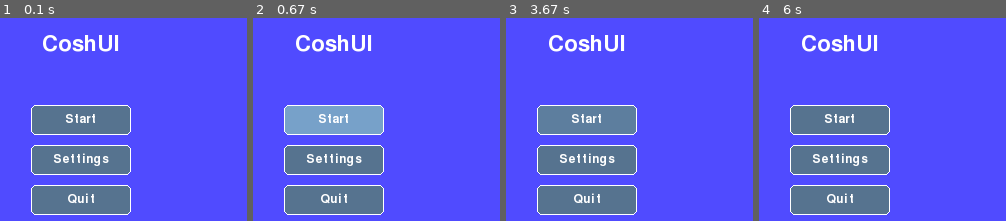
Above: before the commit, frames 1-4 (left to right).
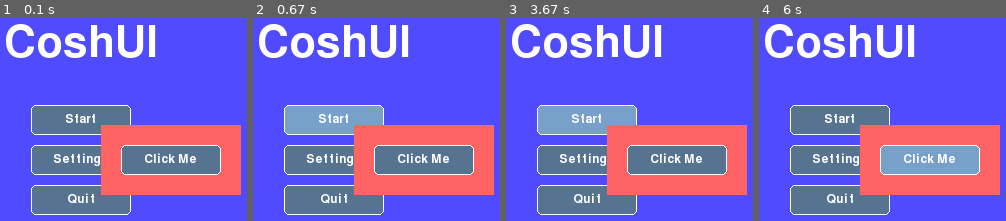
Above: after the commit, the same moments.

Repository: JyleFV/CoshUI
Game: pygame game, started from tests/main_test.py
Same seed, same stepped clock (60 frames per second), same inputs: the game is played once before the commit and once after it.
Inputs (mouse positions are in pixels of both pictures, inside the frame that each line leads up to):
- Up to frame 1 (0.1 s): no input
- Up to frame 2 (0.67 s): click (334, 105) at 0.38 s
- Up to frame 3 (3.67 s): click (outside the picture) at 0.72 s; click (678, 174) at 1.05 s; click (outside the picture) at 1.38 s; click (585, 202) at 1.72 s; click (outside the picture) at 2.05 s; click "Start" at 2.38 s; click (outside the picture) at 2.72 s; click "Start" at 3.55 s
- Up to frame 4 (6 s): click (outside the picture) at 3.88 s; click "Start" at 4.55 s; click (outside the picture) at 4.88 s; click (929, 160) at 5.72 s, where only the run after the commit has a clickable "Click Me"

The runs differ from the first frame. In frame 1, 24% of the frame differs, in the area x 2-98%, y 2-88%; in frame 2, 24%; in frame 3, 29%; in frame 4, 24%.

Commit message:
Added src property to ParentNode, implemented CoshOverflow & CoshTextOverflow, and implemented ABSOLUTE positioning

Diff:
--- a/src/coshui/__init__.py
+++ b/src/coshui/__init__.py
@@ -4,7 +4,7 @@
 from .utility import Ref, set_default_font, add_class, add_font
 from .animation import animate
 from .widgets import Button, Label, InputField, Checkbox, Image
-from .types import CoshAlign, CoshJustify, CoshDirection, CoshLayout, CoshSizing, CoshTextJustify, CoshTextAlign, CoshStyling
+from .types import CoshAlign, CoshJustify, CoshDirection, CoshLayout, CoshSizing, CoshTextJustify, CoshTextAlign, CoshTextOverflow, CoshStyling, CoshOverflow, CoshPositioning
 from .themes import create_theme, set_theme
 
-__all__ = ["create_theme", "set_theme", "add_font",  …(292 unchanged characters)…
+__all__ = ["CoshPositioning", "CoshTextOverflow", "CoshOverflow", "create_theme", "set_theme", "add_font",  …(292 unchanged characters)…
--- a/src/coshui/_defaults.py
+++ b/src/coshui/_defaults.py
@@ -11,6 +11,7 @@
     "alpha": 255,
     "border_radius": 0,
     "transform_scale": 1.0,
+    "transform_position": (0, 0),
     "transform_rotation": 0.0,
     "font_size": 16,
     "text_color": (255, 255, 255),
@@ -25,17 +26,18 @@
     )
 
 # Button
+# TODO: Use the colors in _state_storage and use a helper function to just adjust the values based on a factor.
 def _button_default_hover(node_id):
-    animate("background_color", node_id, (117, 156, 195), 0.1, "ease_in")
+    animate("background_color", node_id, (117, 156, 195), 0.075, "ease_in")
 
 def _button_default_unhover(node_id):
-    animate("background_color", node_id, (86, 115, 143), 0.1, "ease_in")
+    animate("background_color", node_id, (86, 115, 143), 0.075, "ease_in")
 
 def _button_default_click(node_id):
-    animate("background_color", node_id, (60, 85, 110), 0.1, "ease_in")
+    animate("background_color", node_id, (60, 85, 110), 0.05, "ease_in")
 
 def _button_default_release(node_id):
-    animate("background_color", node_id, (119, 161, 201), 0.1, "ease_in")
+    animate("background_color", node_id, (119, 161, 201), 0.05, "ease_in")
 
 # Checkbox
 def _checkbox_default_hover(node_id):
--- a/src/coshui/backends/pygame_backend.py
+++ b/src/coshui/backends/pygame_backend.py
@@ -1,5 +1,5 @@
 from ..backend import CoshBackend
-from ..types import RenderContext, CoshTextAlign, CoshTextJustify
+from ..types import RenderContext, CoshTextAlign, CoshTextJustify, CoshTextOverflow
 from ..utility import resolve_border_radius
 from ..cui_error import CoshUIError
 from ..input import CoshInput
@@ -21,10 +21,13 @@
         self.surface = surface
 
     # Create a context manager to hold all these values so it's not so messy.
-    def _draw_rect(self, x, y, w, h, color, border_radius, alpha, border):
+    def _draw_rect(self, x, y, w, h, color, border_radius, alpha, border, clip_rect):
         try:
             if alpha <= 0:
                 return
+
+            if clip_rect:
+                self.surface.set_clip(pygame.Rect(*clip_rect))
 
             tl, tr, br, bl = resolve_border_radius(border_radius)
 
@@ -62,15 +65,13 @@
                         border_bottom_right_radius=int(br),
                         border_bottom_left_radius=int(bl),
                     )
+            self.surface.set_clip(None)
         except ValueError:
             raise CoshUIError(f"Value in border radius is the wrong type")
 
-    def _draw_text(self, text, x, y, w, h, font_path, font_size, scale, color, align, justify):
+    def _draw_text(self, text, x, y, w, h, font_path, font_size, scale, color, align, justify, clip_rect, text_clip):
         safe_font_size = font_size if font_size is not None else 16
         safe_scale = scale if scale is not None else 1.0
-        # print(f"text: {text}")
-        # print(f"font_size: {font_size} | safe_font_size: {safe_font_size}")
-        # print(f"scale: {scale} | safe_scale: {safe_scale}")
 
         scaled_font_size = max(1, int(safe_font_size * safe_scale))
         cache_key = (font_path, scaled_font_size)
@@ -81,6 +82,21 @@
 
         text_surface = font.render(text, True, color)
         text_w, text_h = text_surface.get_size()
+
+        # Clipping Logic
+        container_rect = pygame.Rect(*clip_rect) if clip_rect else None
+        node_rect = pygame.Rect(x, y, w, h) if text_clip == CoshTextOverflow.HIDDEN else None
+
+        final_rect = None
+
+        if container_rect and node_rect:
+            final_rect = container_rect.clip(node_rect)
+        elif container_rect:
+            final_rect = container_rect
+        elif node_rect:
+            final_rect = node_rect
+
+        self.surface.set_clip(final_rect)
 
         match justify:
             case CoshTextJustify.LEFT:
@@ -99,10 +115,14 @@
                 text_y = y + h - text_h
 
         self.surface.blit(text_surface, (text_x, text_y))
+        self.surface.set_clip(None)
 
-    def _draw_image(self, img_path, x ,y, w, h, alpha):
+    def _draw_image(self, img_path, x ,y, w, h, alpha, clip_rect):
         if alpha <= 0:
             return
+
+        if clip_rect:
+            self.surface.set_clip(pygame.Rect(*clip_rect))
 
         cache_key = img_path
         image = _image_cache.get(cache_key)
@@ -114,6 +134,8 @@
         if alpha < 255:
             scaled_image.set_alpha(alpha)
         self.surface.blit(scaled_image, (x, y))
+
+        self.surface.set_clip(None)
 
     def flush(self, render_stack : list[RenderContext]):
         from ..engine import CoshUI
@@ -136,13 +158,13 @@
             true_y = data.y + data.transform_y + offset_y
 
             if data.background_color:
-                self._draw_rect(true_x, true_y, scaled_w, scaled_h, data.background_color, data.border_radius, data.alpha, data.border)
+                self._draw_rect(true_x, true_y, scaled_w, scaled_h, data.background_color, data.border_radius, data.alpha, data.border, data.clip_rect)
 
             if data.text:
-                self._draw_text(data.text, true_x, true_y, scaled_w, scaled_h, data.font, data.font_size, scale, data.text_color, data.text_align, data.text_justify)
+                self._draw_text(data.text, true_x, true_y, scaled_w, scaled_h, data.font, data.font_size, scale, data.text_color, data.text_align, data.text_justify, data.clip_rect, data.text_overflow)
 
             if data.image_src:
-                self._draw_image(data.image_src, true_x, true_y, scaled_w, scaled_h, data.alpha)
+                self._draw_image(data.image_src, true_x, true_y, scaled_w, scaled_h, data.alpha, data.clip_rect)
 
     def get_size(self) -> tuple[int, int]:
         return pygame.display.get_surface().get_size()
--- a/src/coshui/engine.py
+++ b/src/coshui/engine.py
@@ -37,7 +37,7 @@
             button={ "width" : 100, "height" : 30, "background_color" : (86, 115, 143), "border" : ((255, 255, 255), 1), "border_radius" : 5, "font_size" : 18 },
             label={ "width" : 175, "height" : 65, "font_size" : 18 },
             container={},
-            checkbox={ "width" : 25, "height" : 25, "checked_color" : (85, 75, 255), "unchecked_color" : (200, 200, 200)},
+            checkbox={ "width" : 25, "height" : 25, "border_radius" : 4, "border": ((200, 200, 200), 2), "checked_color" : (85, 75, 255), "unchecked_color" : (200, 200, 200)},
             image={ "width" : 150, "height" : 150 }
         )
     }
--- a/src/coshui/nodes.py
+++ b/src/coshui/nodes.py
@@ -4,7 +4,7 @@
 import math
 
 from .cui_error import warn
-from .types import CoshLayout, CoshStyling, CoshDirection, CoshSizing, CoshAlign, CoshJustify, CoshTextAlign, CoshTextJustify, RenderContext
+from .types import CoshLayout, CoshStyling, CoshDirection, CoshSizing, CoshAlign, CoshJustify, CoshPositioning, CoshOverflow, CoshTextAlign, CoshTextJustify, CoshTextOverflow, RenderContext
 
 @dataclass
 class Node(ABC):
@@ -14,8 +14,10 @@
     style : CoshStyling = field(default_factory=lambda: CoshStyling())
     children : list = field(default_factory=list)
     sizing : CoshSizing = CoshSizing.FIT
-    width : float = 0.0
-    height : float = 0.0
+    width : float | None = None
+    height : float | None = None
+    x : float | None = None
+    y : float | None = None
     classes : str | None = None
     id : str | None = None
     z_index : int = 0
@@ -25,26 +27,34 @@
     on_release : Callable | None = None
     _was_hovered : bool = False
     mouse_filter : bool = True # Currently a bool, if True, it will capture mouse events, if False, it will ignore mouse events.
+    positioning : CoshPositioning = CoshPositioning.RELATIVE
 
     def __post_init__(self):
         from .engine import CoshLifecycle
         CoshLifecycle.register_node(self)
 
         # These flat parameters take precedence over CoshLayout's width and height for most nodes (ones that don't override __post_init__), which feels weird :/.
-        if self.width:
+        if self.width is not None:
             self.layout.width = self.width
-        if self.height:
+        if self.height is not None:
             self.layout.height = self.height
+
+        # Warning for users who explicitly set x and y but positioning isn't set to ABSOLUTE
+        if self.positioning != CoshPositioning.ABSOLUTE and not all(item is None for item in (self.x, self.y)):
+            warn("Current `positioning` property is currently set to RELATIVE. `x` and `y` properties will be ignored.")
+
+        # Just like width and height, the x and y flat parameters take precedence over CoshLayout's true_position tuple.
+        self.layout.true_position = (self.x if self.x is not None else 0.0, self.y if self.y is not None else 0.0)
 
     @abstractmethod
     def measure(self):
         pass
 
     @abstractmethod
-    def get_render_data(self):
+    def get_render_data(self) -> RenderContext:
         pass
 
-    def get_base_render_data(self):
+    def get_base_render_data(self) -> dict:
         x, y = self.layout.true_position
         transform_x, transform_y = self.style.transform_position
         return {
@@ -70,7 +80,9 @@
 
     justify : CoshJustify = CoshJustify.START
     align : CoshAlign = CoshAlign.START
+    overflow : CoshOverflow = CoshOverflow.VISIBLE
     gap : float = 0.0
+    src : str | None = None
 
     def __enter__(self):
         from .engine import CoshUI
@@ -80,6 +92,12 @@
     def __exit__(self, *args):
         from .engine import CoshUI
         CoshUI._stack.pop()
+
+    def get_render_data(self) -> RenderContext:
+        data = self.get_base_render_data()
+        data["image_src"] = self.src
+        return RenderContext(**data)
+
 @dataclass
 class Container(ParentNode):
     """The base Container Node, simple but the most customizable."""
@@ -98,9 +116,6 @@
                 self.layout.width = max((child.layout.width + (child.layout.margin * 2) for child in self.children), default=0) + (self.layout.padding * 2)
                 self.layout.height = (sum(child.layout.height + (child.layout.margin * 2) for child in self.children) + (self.gap * (len(self.children) - 1))) + (self.layout.padding * 2)
 
-    def get_render_data(self) -> RenderContext:
-        return RenderContext(**self.get_base_render_data())
-
 @dataclass
 class Grid(ParentNode):
     """A "container-like" node but specially designed for containing stacked elements with a predictable amount of elements per row."""
@@ -118,8 +133,9 @@
         self.layout.width = (max_child_width * self.column_count) + (self.gap * (self.column_count - 1)) + (self.layout.padding * 2)
         self.layout.height = (max_child_height * rows) + (self.gap * (rows - 1)) + (self.layout.padding * 2)
 
-    def get_render_data(self) -> RenderContext:
-        return RenderContext(**self.get_base_render_data())
+@dataclass
+class Modal(ParentNode):
+    pass
 
 @dataclass
 class Element(Node):
@@ -140,6 +156,7 @@
     text_color : tuple = (255, 255, 255)
     text_align : CoshTextAlign = CoshTextAlign.CENTER
     text_justify : CoshTextJustify = CoshTextJustify.CENTER
+    text_overflow : CoshTextOverflow = CoshTextOverflow.VISIBLE
 
     def get_render_data(self):
         from .engine import CoshUI
@@ -150,4 +167,5 @@
         data["text_color"] = self.text_color
         data["text_align"] = self.text_align
         data["text_justify"] = self.text_justify
+        data["text_overflow"] = self.text_overflow
         return RenderContext(**data)
--- a/src/coshui/types.py
+++ b/src/coshui/types.py
@@ -19,12 +19,12 @@
     # gradients : tuple[tuple[tuple[int, int, int], tuple[int, int, int]], str] | None = None
     border : tuple | None = None
     border_radius : int | tuple | None = None
-    transform_position : tuple = (0, 0)
-    transform_rotation : float = 0.0
-    transform_scale : float = 1.0
+    transform_position : tuple | None = None
+    transform_rotation : float | None = None
+    transform_scale : float | None = None
 
-    # Lets user use a 4 value tuple for background_color or a 3 value tuple with an explicit alpha field or default.
     def __post_init__(self):
+        # Lets user use a 4 value tuple for background_color or a 3 value tuple with an explicit alpha field or default.
         if self.background_color is not None and len(self.background_color) == 4:
             r, g, b, a = self.background_color
             self.background_color = (r, g, b)
@@ -47,6 +47,15 @@
     HIDDEN = 0
     VISIBLE = 1
     SCROLL = 2
+
+class CoshTextOverflow(Enum):
+    HIDDEN = 0
+    VISIBLE = 1
+    WRAP = 2
+
+class CoshPositioning(Enum):
+    RELATIVE = 0
+    ABSOLUTE = 1
 
 class CoshDirection(Enum):
     ROW = 0
@@ -107,8 +116,11 @@
     font_size : int = 18
     text_justify : CoshTextJustify = CoshTextJustify.CENTER
     text_align : CoshTextAlign = CoshTextAlign.CENTER
+    text_overflow : CoshTextOverflow = CoshTextOverflow.VISIBLE
     # Image
     image_src : str | None = None
+    # Overflow-logic
+    clip_rect : tuple | None = None
 
 def lerp_float(start_value : float | int, end_value, time):
     return start_value + time * (end_value - start_value)
@@ -140,4 +152,4 @@
         isinstance(border[1], int)
     )
 
-__all__ = ['CoshLayout', 'CoshStyling', 'CoshAlign', 'CoshJustify', 'CoshDirection', 'CoshSizing','lerp_float', 'lerp_tuple', 'ease_linear', 'ease_in', 'ease_out', 'ease_in_out']
+__all__ = ['CoshPositioning', 'CoshOverflow', 'CoshLayout', 'CoshStyling', 'CoshAlign', 'CoshJustify', 'CoshDirection', 'CoshSizing','lerp_float', 'lerp_tuple', 'ease_linear', 'ease_in', 'ease_out', 'ease_in_out']
--- a/src/coshui/utility.py
+++ b/src/coshui/utility.py
@@ -34,20 +34,23 @@
     node.layout.true_position = (x, y)
 
     if isinstance(node, Container):
+        relative_children = [c for c in node.children if c.positioning != CoshPositioning.ABSOLUTE]
+        absolute_children = [c for c in node.children if c.positioning == CoshPositioning.ABSOLUTE]
+
         if node.direction == CoshDirection.ROW:
-            total_content_size = sum(c.layout.width + (c.layout.margin * 2) for c in node.children) + (node.gap * (len(node.children) - 1))
+            total_content_size = sum(c.layout.width + (c.layout.margin * 2) for c in relative_children) + (node.gap * max(0, (len(relative_children)) - 1))
         else:
-            total_content_size = sum(c.layout.height + (c.layout.margin * 2) for c in node.children) + (node.gap * (len(node.children) - 1))
+            total_content_size = sum(c.layout.height + (c.layout.margin * 2) for c in relative_children) + (node.gap * max(0, (len(relative_children)) - 1))
 
         cursor_x = x + node.layout.padding
         cursor_y = y + node.layout.padding
 
         if node.direction == CoshDirection.ROW:
-            total_gap = node.gap * (len(node.children) - 1)
+            total_gap = node.gap * max(0, (len(relative_children)) - 1)
             available_width = node.layout.width - (node.layout.padding * 2) - total_gap
 
-            fill_widgets = [child for child in node.children if child.sizing is CoshSizing.FILL]
-            static_widgets = [child for child in node.children if child.sizing is not CoshSizing.FILL]
+            fill_widgets = [child for child in relative_children if child.sizing is CoshSizing.FILL]
+            static_widgets = [child for child in relative_children if child.sizing is not CoshSizing.FILL]
 
             for widget in static_widgets:
                 available_width -= (widget.layout.width + widget.layout.margin * 2)
@@ -58,7 +61,7 @@
                     child.layout.width = shared_width
                     child.layout.height = node.layout.height - (node.layout.padding * 2) - (child.layout.margin * 2)
 
-            total_content_size = sum(c.layout.width + (c.layout.margin * 2) for c in node.children) + total_gap
+            total_content_size = sum(c.layout.width + (c.layout.margin * 2) for c in relative_children) + total_gap
 
             match node.justify:
                 case CoshJustify.CENTER:
@@ -66,11 +69,11 @@
                 case CoshJustify.END:
                     cursor_x = x + node.layout.width - node.layout.padding - total_content_size
         else:
-            total_gap = node.gap * (len(node.children) - 1)
+            total_gap = node.gap * max(0, (len(relative_children)) - 1)
             available_height = node.layout.height - (node.layout.padding * 2) - total_gap
 
-            fill_widgets = [child for child in node.children if child.sizing is CoshSizing.FILL]
-            static_widgets = [child for child in node.children if child.sizing is not CoshSizing.FILL]
+            fill_widgets = [child for child in relative_children if child.sizing is CoshSizing.FILL]
+            static_widgets = [child for child in relative_children if child.sizing is not CoshSizing.FILL]
 
             for widget in static_widgets:
                 available_height -= (widget.layout.height + widget.layout.margin * 2)
@@ -81,7 +84,7 @@
                     child.layout.height = shared_height
                     child.layout.width = node.layout.width - (node.layout.padding * 2) - (child.layout.margin * 2)
 
-            total_content_size = sum(c.layout.height + (c.layout.margin * 2) for c in node.children) + total_gap
+            total_content_size = sum(c.layout.height + (c.layout.margin * 2) for c in relative_children) + total_gap
 
             match node.justify:
                 case CoshJustify.CENTER:
@@ -89,7 +92,7 @@
                 case CoshJustify.END:
                     cursor_y = y + node.layout.height - node.layout.padding - total_content_size
 
-        for child in node.children:
+        for child in relative_children:
             if node.direction == CoshDirection.ROW:
                 match node.align:
                     case CoshAlign.START:  child_y = y + node.layout.padding
@@ -108,8 +111,15 @@
                 layout(child, child_x + child.layout.margin, cursor_y + child.layout.margin)
                 cursor_y += child.layout.height + (child.layout.margin * 2) + node.gap
 
+        for child in absolute_children:
+            layout(child, x + node.layout.padding + child.layout.true_position[0],
+                          y + node.layout.padding + child.layout.true_position[1])
+
     if isinstance(node, Grid):
-        rows = [node.children[i:i + node.column_count] for i in range(0, len(node.children), node.column_count)]
+        relative_children = [c for c in node.children if c.positioning != CoshPositioning.ABSOLUTE]
+        absolute_children = [c for c in node.children if c.positioning == CoshPositioning.ABSOLUTE]
+
+        rows = [relative_children[i:i + node.column_count] for i in range(0, len(relative_children), node.column_count)]
 
         row_heights = [max(child.layout.height + (child.layout.margin * 2) for child in row) for row in rows]
         total_content_height = sum(row_heights) + (node.gap * (len(rows) - 1))
@@ -139,31 +149,39 @@
 
             current_y += row_heights[i] + node.gap
 
+        for child in absolute_children:
+            layout(child, x + node.layout.padding + child.layout.true_position[0],
+                          y + node.layout.padding + child.layout.true_position[1])
+
 def update(delta : float):
     for tween in CoshUI._active_tweens:
         tween.update(delta)
 
     CoshUI._active_tweens -= { t for t in CoshUI._active_tweens if t.finished }
 
-def render(node : Node, offset_x : float = 0.0, offset_y : float = 0.0, z_offset : int = 0, is_root : bool = False):
+def render(node : Node, offset_x : float = 0.0, offset_y : float = 0.0, z_offset : int = 0, is_root : bool = False, clip_rect=None):
     if not is_root:
         data = node.get_render_data()
         if data:
             data = data._replace(
                 transform_x=data.transform_x + offset_x,
                 transform_y=data.transform_y + offset_y,
-                z_index=data.z_index + z_offset
+                z_index=data.z_index + z_offset,
+                clip_rect=clip_rect
                 # TODO: Make children inherit scale from the parent as well.
             )
             CoshUI._render_stack.append(data)
 
+    child_clip = None
+    if hasattr(node, 'overflow') and node.overflow == CoshOverflow.HIDDEN:
+        child_clip = (node.layout.true_position[0], node.layout.true_position[1], node.layout.width, node.layout.height)
+
     tx, ty = node.style.transform_position
     for child in node.children:
-        render(child, offset_x + tx, offset_y + ty, z_offset)
+        render(child, offset_x + tx, offset_y + ty, z_offset, clip_rect=child_clip or clip_rect)
 
 def process_events():
     mx, my = CoshInput._mouse_position
-
 
     if CoshInput.get_mouse_just_released():
         if CoshUI._focused_id:
@@ -191,6 +209,8 @@
 
         hovered = point_in_rect(mx, my, tx, ty, sw, sh)
 
+        # The property `mouse_filter` works like MOUSE_FILTER_STOP (when True) and MOUSE_FILTER_PASS (when False) in Godot
+        # This is due to the consumed_[hover/click] booleans being toggled AFTER the action was done.
         if hovered and not consumed_hover:
             CoshUI.set_state(data.id, "_was_hovered", True)
             if not was_hovered and "on_hover" in actions:
@@ -321,10 +341,10 @@
 def merge_styles(base : CoshStyling, override : CoshStyling) -> CoshStyling:
     return CoshStyling(
         background_color=override.background_color if override.background_color is not None else base.background_color,
-        alpha=override.alpha if override.alpha != 255 else base.alpha, # This is a little weird, classes will override alpha even if users explicitly set it on the node itself.
+        alpha=override.alpha if override.alpha is not None else base.alpha,
         border=override.border if override.border is not None else base.border,
-        border_radius=override.border_radius if override.border_radius != 0 else base.border_radius,
-        transform_position=override.transform_position if override.transform_position != (0, 0) else base.transform_position,
-        transform_rotation=override.transform_rotation if override.transform_rotation != 0.0 else base.transform_rotation,
-        transform_scale=override.transform_scale if override.transform_scale != 1.0 else base.transform_scale
+        border_radius=override.border_radius if override.border_radius is not None else base.border_radius,
+        transform_position=override.transform_position if override.transform_position is not None else base.transform_position,
+        transform_rotation=override.transform_rotation if override.transform_rotation is not None else base.transform_rotation,
+        transform_scale=override.transform_scale if override.transform_scale is not None else base.transform_scale
     )
--- a/tests/main_test.py
+++ b/tests/main_test.py
@@ -8,17 +8,7 @@
 paused = False
 
 def hovered():
-    animate("alpha", "img", 100, 0.5, "ease_in")
-
-def UI(screen : pygame.Surface):
-    with CoshUIRenderer(PygameBackend(screen)):
-        with Container(id="new_container", classes="main_container", layout=CoshLayout(padding=20), sizing=CoshSizing.FIT, gap=10, align=CoshAlign.CENTER):
-            if paused:
-                Button(id="pause", text="Hello Paused")
-            Checkbox(id="cb", checked=True, checked_color=(255, 255, 0), on_hover=hovered)
-            Button(text="Click Me")
-            Label(id="lbl", text="Hello World!", text_color=(255, 100, 100))
-            Image(id="img", src="assets/image.png")
+    animate("background_color", "container_3", (100, 100, 255), 0.5, "ease_in")
 
 def main():
     pygame.init()
@@ -42,11 +32,13 @@
 
         with CoshUIRenderer(PygameBackend(screen)):
             with Container(id="container_1", sizing=CoshSizing.FILL, layout=CoshLayout(padding=20), style=CoshStyling(background_color=(80, 75, 255)), align=CoshAlign.CENTER, justify=CoshJustify.CENTER):
-                with Container(id="container_2", direction=CoshDirection.COLUMN, gap=10, align=CoshAlign.CENTER):
-                    Label(id="lbl", text="CoshUI", width=500, height=100, font_size=32)
+                with Container(id="container_2", sizing=CoshSizing.FIT, direction=CoshDirection.COLUMN, gap=10, align=CoshAlign.CENTER):
+                    Label(id="lbl", text="CoshUI", width=100, height=100, font_size=64)
                     Button(id="start_btn", text="Start")
                     Button(id="settings_btn", text="Settings")
                     Button(id="quit_btn", text="Quit")
+                with Container(id="container_3", mouse_filter=False, on_hover=hovered, style=CoshStyling(background_color=(255, 100, 100)), x=WIDTH/2, y=HEIGHT/2, positioning=CoshPositioning.ABSOLUTE, layout=CoshLayout(padding=20)):
+                    Button(id="hello", text="Click Me")
 
         pygame.display.flip()  # Update the full display Surface to the screen
         clock.tick(FPS)        # Ensure the loop runs at the specified FPS
